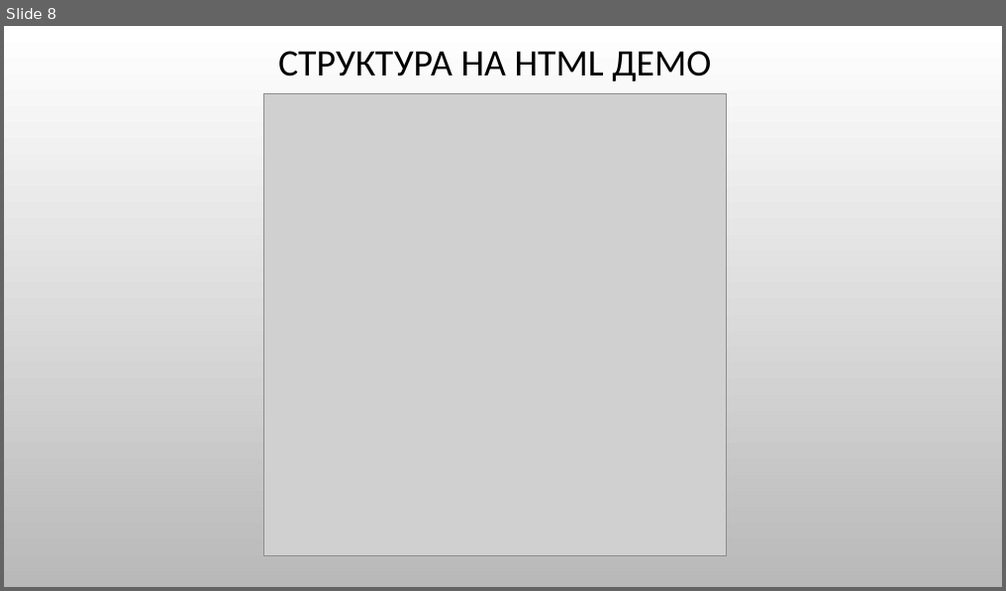
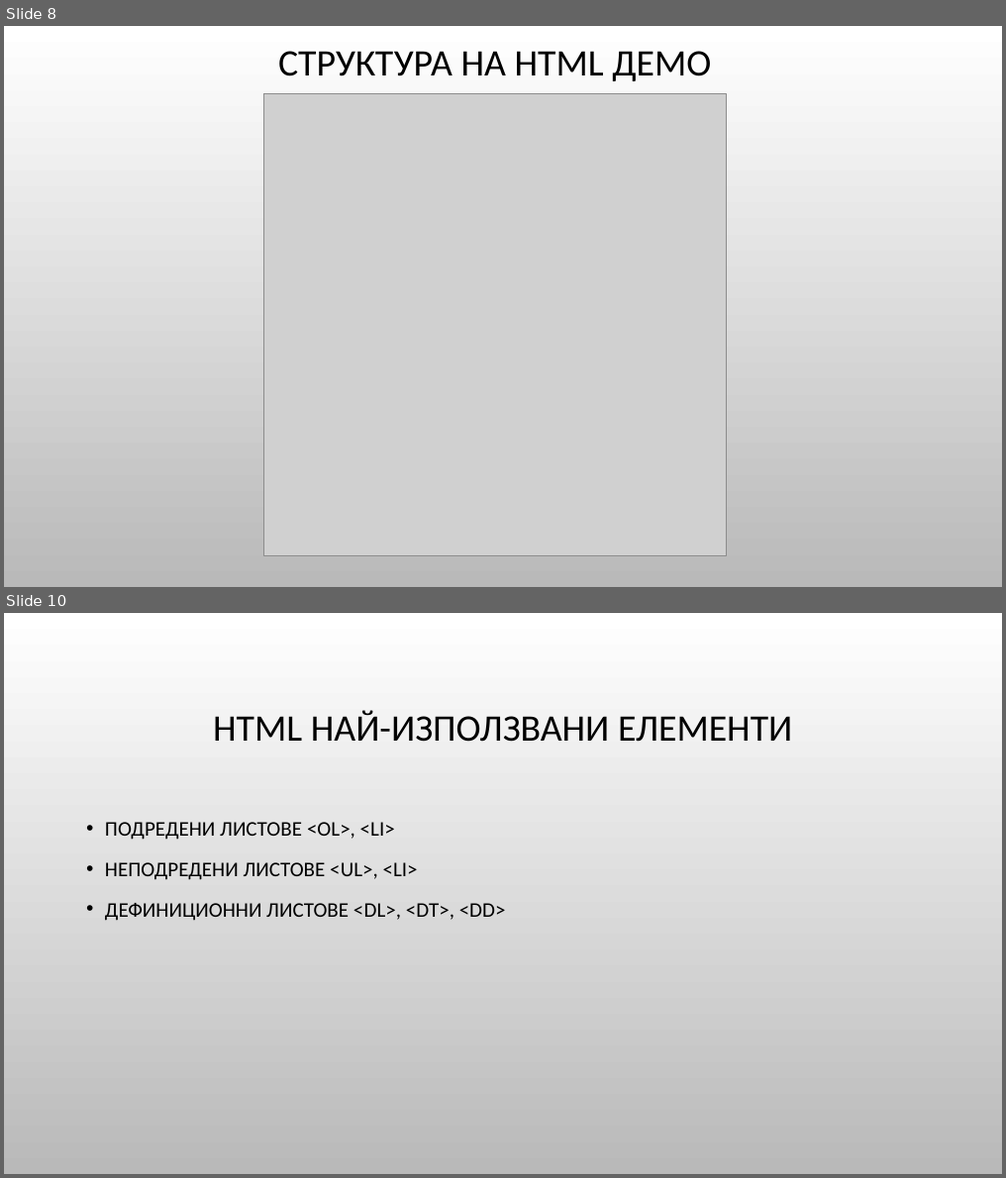
Before and after one commit to Bilyukov/php-mysql-course, a slide deck: 02.html-basics.pptx. Shown one above the other, each under a label of ours: slide 8 before the commit, slides 8 and 10 after it; the slides between them are not shown. The pictures are 1006x591 and 1006x1178 pixels, drawn with LibreOffice and Linux fonts; fonts in the diff are those of the drawing; grey boxes stand for pictures; background and template pictures are left out. Boxes give left, top, right and bottom in pixels: in the first picture for what was removed or moved away, otherwise in the second. Text is boxed around its words. In the diff, an @@ line names an element or a change of style, - is before the commit and + after.

Commit message:
HTML Lection Improvement

```diff
--- a/02.html-basics.pptx
+++ b/02.html-basics.pptx
@@ slide 10 added at (4,613,1002,1174), background picture (left out) @@
@@ title added at (213,710,792,742), 36 pt, text #000000 @@
+HTML НАЙ-ИЗПОЛЗВАНИ ЕЛЕМЕНТИ
@@ text added at (105,822,506,921), 20 pt, text #000000 @@
+• ПОДРЕДЕНИ ЛИСТОВЕ <OL>, <LI>
+• НЕПОДРЕДЕНИ ЛИСТОВЕ <UL>, <LI>
+• ДЕФИНИЦИОННИ ЛИСТОВЕ <DL>, <DT>, <DD>
```
Also in this commit, not shown: 1 slide changed, 2 other slides added, 2 other files.
